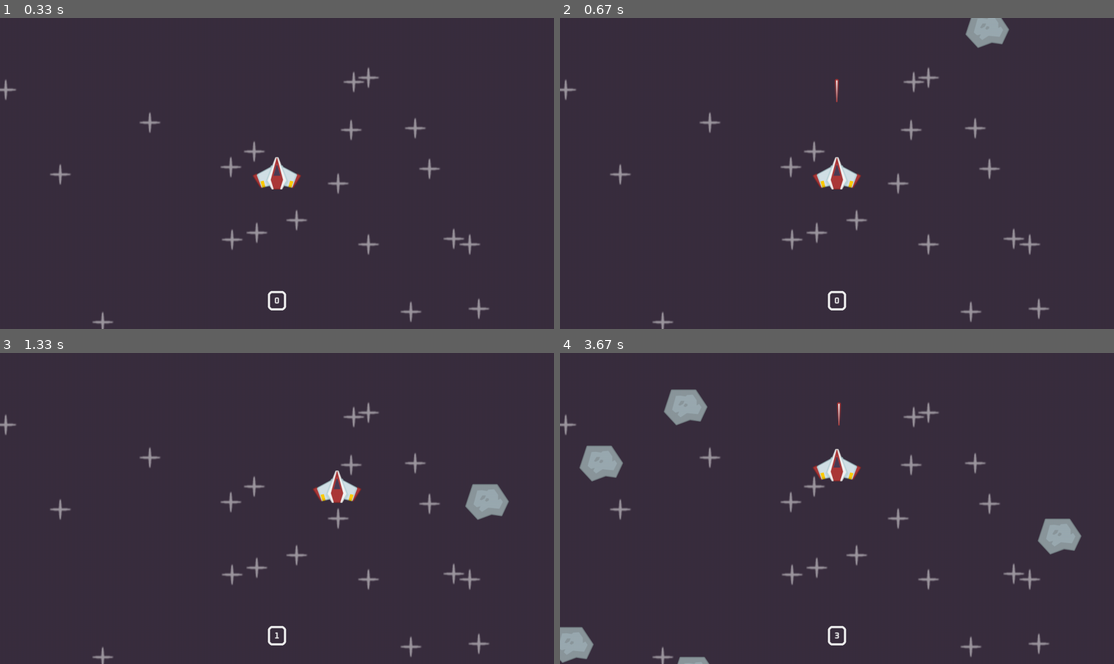
Above: before the commit, frames 1-4 (two rows, left to right).
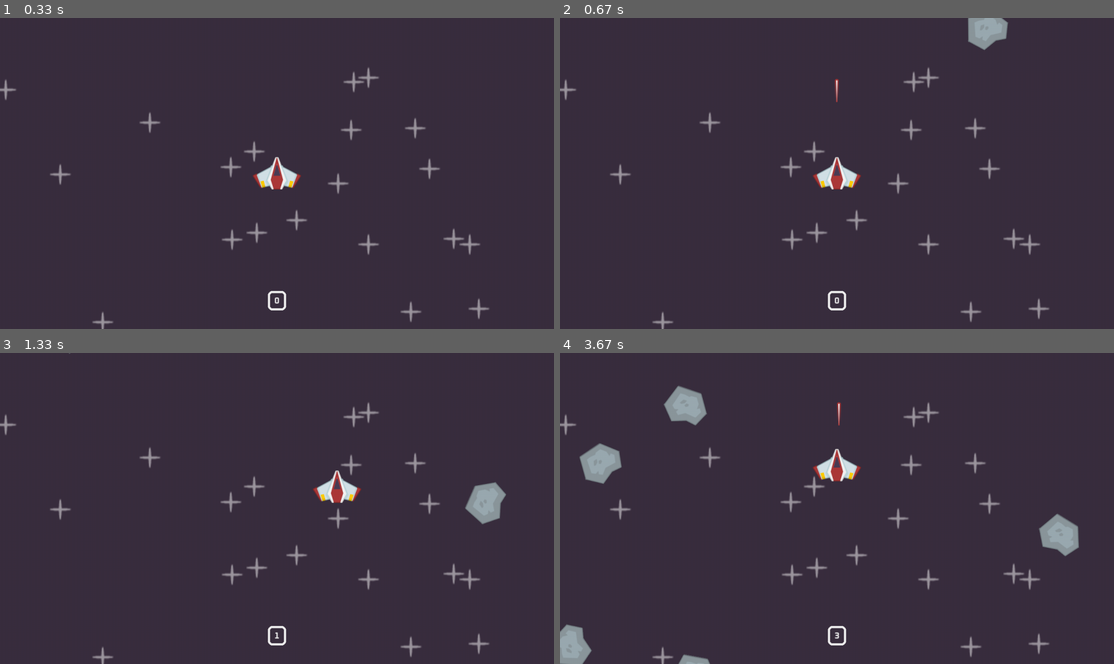
Above: after the commit, the same moments.

Repository: tkupczyk/PyGame
Game: pygame game, started from space shooter/code/main.py
The game is run twice, just before and just after one commit, with the same random seed, the same clock (stepped at 60 frames per second) and the same inputs.
Inputs:
- Up to frame 1 (0.33 s): no input
- Up to frame 2 (0.67 s): tap Space at 0.33 s
- Up to frame 3 (1.33 s): hold Right 0.67-1.13 s; tap Space at 0.73, 1.03, 1.23 s; hold Up from 1.17 s (still down)
- Up to frame 4 (3.67 s): release Up at 1.47 s; hold Right 1.5-1.97 s; tap Space at 1.57, 1.87, 2.07, 2.37, 2.63, 2.97, 3.27, 3.4 s; hold Left 2-2.53 s; hold Down 2.57-2.87 s; hold Left 2.9-3.3 s; hold Up from 3.33 s (still down)

Frame 1 is identical in both runs. In frame 2, 0.1% of the frame differs, in the area x 73-82%, y 0-11%; in frame 3, 0.2%; in frame 4, 0.7%, in the area x 0-95%, y 10-100%.

Commit message:
added rotation to meteors and pixel perfect collisions

Diff:
--- a/space shooter/code/main.py
+++ b/space shooter/code/main.py
@@ -63,22 +63,29 @@
 class Meteor(pygame.sprite.Sprite):
     def __init__(self, surf, pos, groups):
         super().__init__(groups)
-        self.image = surf
+        self.rotation = 0
+        self.original_surf = surf
+        self.image = self.original_surf
         self.rect = self.image.get_frect(center = pos)
         self.creation_time = pygame.time.get_ticks()
         self.lifetime = 3000
         self.direction = pygame.Vector2(random.uniform(-0.5, 0.5), 1)
         self.speed = random.randint(400, 500)
+        self.rotation_speed = random.randint(-100, 100)
 
     def update(self, dt):
         self.rect.center += self.direction * self.speed * dt
         if pygame.time.get_ticks() - self.creation_time >= self.lifetime:
             self.kill()
 
+        self.rotation += self.rotation_speed * dt
+        self.image = pygame.transform.rotozoom(self.original_surf, self.rotation, 1)
+        self.rect = self.image.get_frect(center = self.rect.center)
+
 def collisions():
     global running
 
-    collisions_sprites = pygame.sprite.spritecollide(player, meteor_sprites, False)
+    collisions_sprites = pygame.sprite.spritecollide(player, meteor_sprites, False, pygame.sprite.collide_mask)
     if collisions_sprites:
         running = False
 
